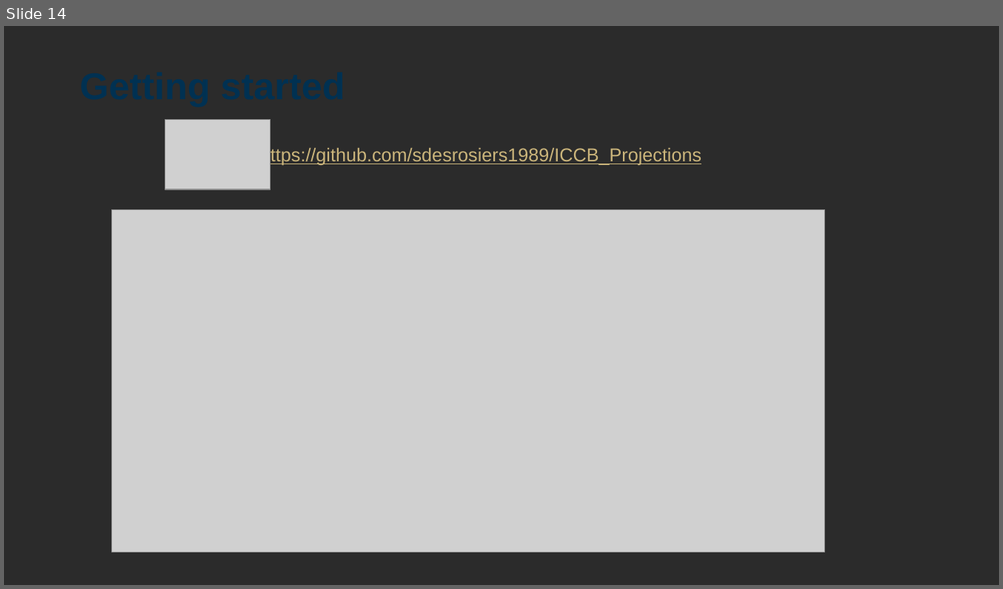
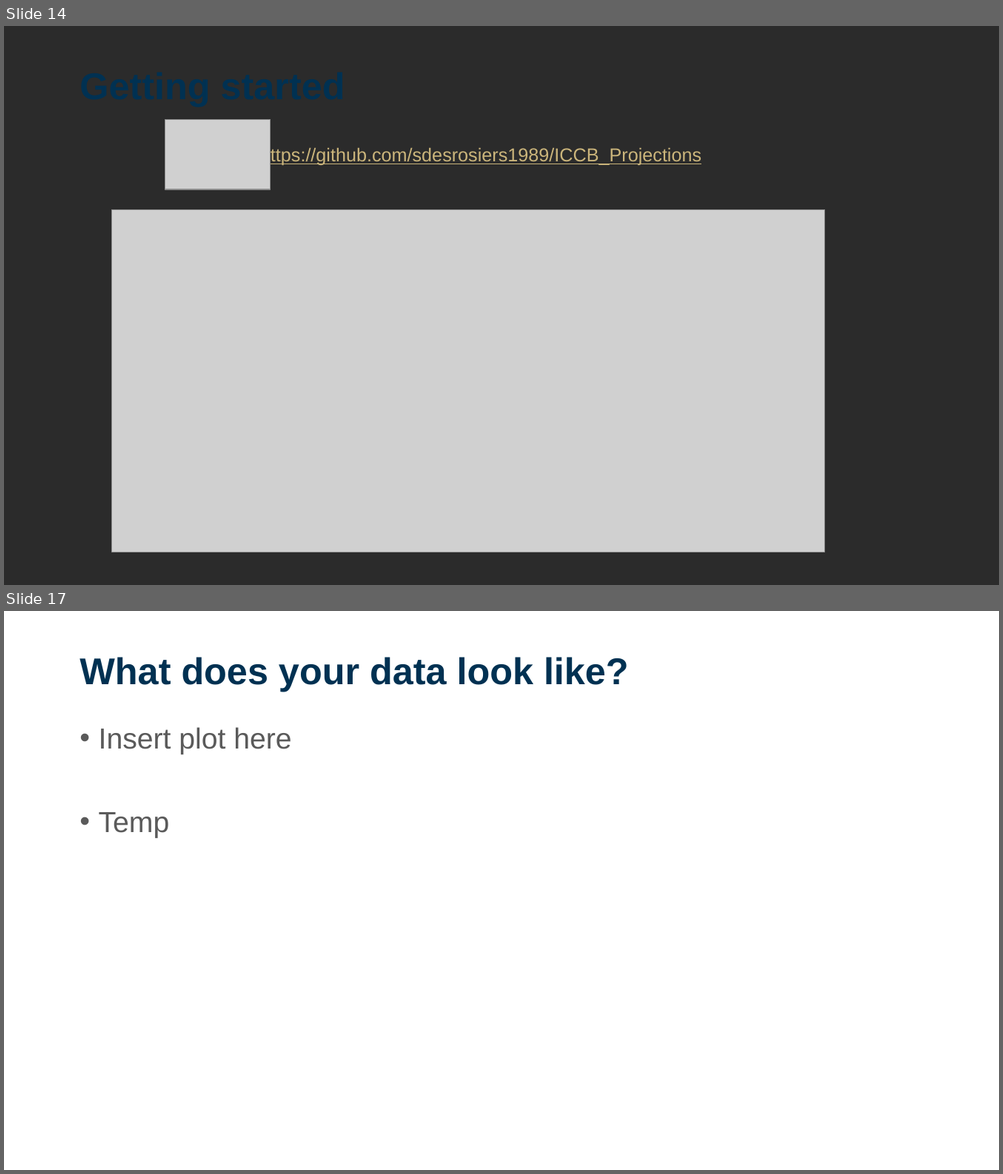
Before and after one commit to sdesrosiers1989/ICCB_Projections, a slide deck: ICCB2025_Session2_ClimateProjections.pptx. Shown one above the other, each under a label of ours: slide 14 before the commit, slides 14 and 17 after it; the slides between them are not shown. The pictures are 1003x589 and 1003x1174 pixels, drawn with LibreOffice and Linux fonts; fonts in the diff are those of the drawing; grey boxes stand for pictures; background and template pictures are left out; a plain dark background stands for a picture behind light text. Boxes give left, top, right and bottom in pixels: in the first picture for what was removed or moved away, otherwise in the second. Text is boxed around its words. In the diff, an @@ line names an element or a change of style, - is before the commit and + after.

```diff
--- a/ICCB2025_Session2_ClimateProjections.pptx
+++ b/ICCB2025_Session2_ClimateProjections.pptx
@@ slide 17 added at (x1=4, y1=611, x2=999, y2=1170), background picture (left out) @@
@@ title added at (x1=79, y1=657, x2=629, y2=692), 36 pt, text #003152, bold @@
+What does your data look like?
@@ text added at (x1=99, y1=727, x2=291, y2=838), 28 pt, text #5A5A5A @@
+• Insert plot here
+• Temp
```
Also in this commit, not shown: 6 other slides added.
